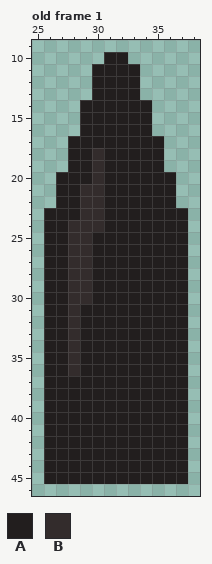
File history of a pixel-art file, Assets/art/Sprite/sniperBullet.ase. That is the earlier state.
64x64 pixels, 1 frame. Shown: old frame 1: x 25..38, y 9..46. The commit also changed other frames, which this record leaves out.
Palette (. is transparent): A #221e1e  B #332c2c
Pixels before, old frame 1, first column x 26:
10 .....AA.....
11 ....AAAA....
12 ....AAAA....
13 ....AAAA....
14 ...AAAAAA...
15 ...AAAAAA...
16 ...AAAAAA...
17 ..AAAAAAAA..
18 ..AABAAAAA..
19 ..AABAAAAA..
20 .AAABAAAAAA.
21 .AABBAAAAAA.
22 .AABBAAAAAA.
23 AAABBAAAAAAA
24 AABBBAAAAAAA
25 AABBAAAAAAAA
26 AABBAAAAAAAA
27 AABBAAAAAAAA
28 AABBAAAAAAAA
29 AABBAAAAAAAA
30 AABBAAAAAAAA
31 AABAAAAAAAAA
32 AABAAAAAAAAA
33 AABAAAAAAAAA
34 AABAAAAAAAAA
35 AABAAAAAAAAA
36 AABAAAAAAAAA
37 AAAAAAAAAAAA
38 AAAAAAAAAAAA
39 AAAAAAAAAAAA
40 AAAAAAAAAAAA
41 AAAAAAAAAAAA
42 AAAAAAAAAAAA
43 AAAAAAAAAAAA
44 AAAAAAAAAAAA
45 AAAAAAAAAAAA
The result:
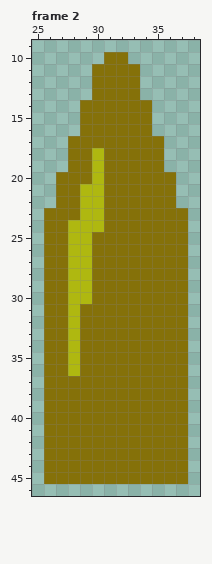
A new or re-ordered frame is compared with the old frame closest to it.
From old to new:
frames 1 -> 3
colour A: #221e1e -> #857109
colour B: #332c2c -> #afb810
Boxes around the changes in both pictures, in picture pixels (x1, y1, x2, y2):
changed: (44, 52, 188, 484)
